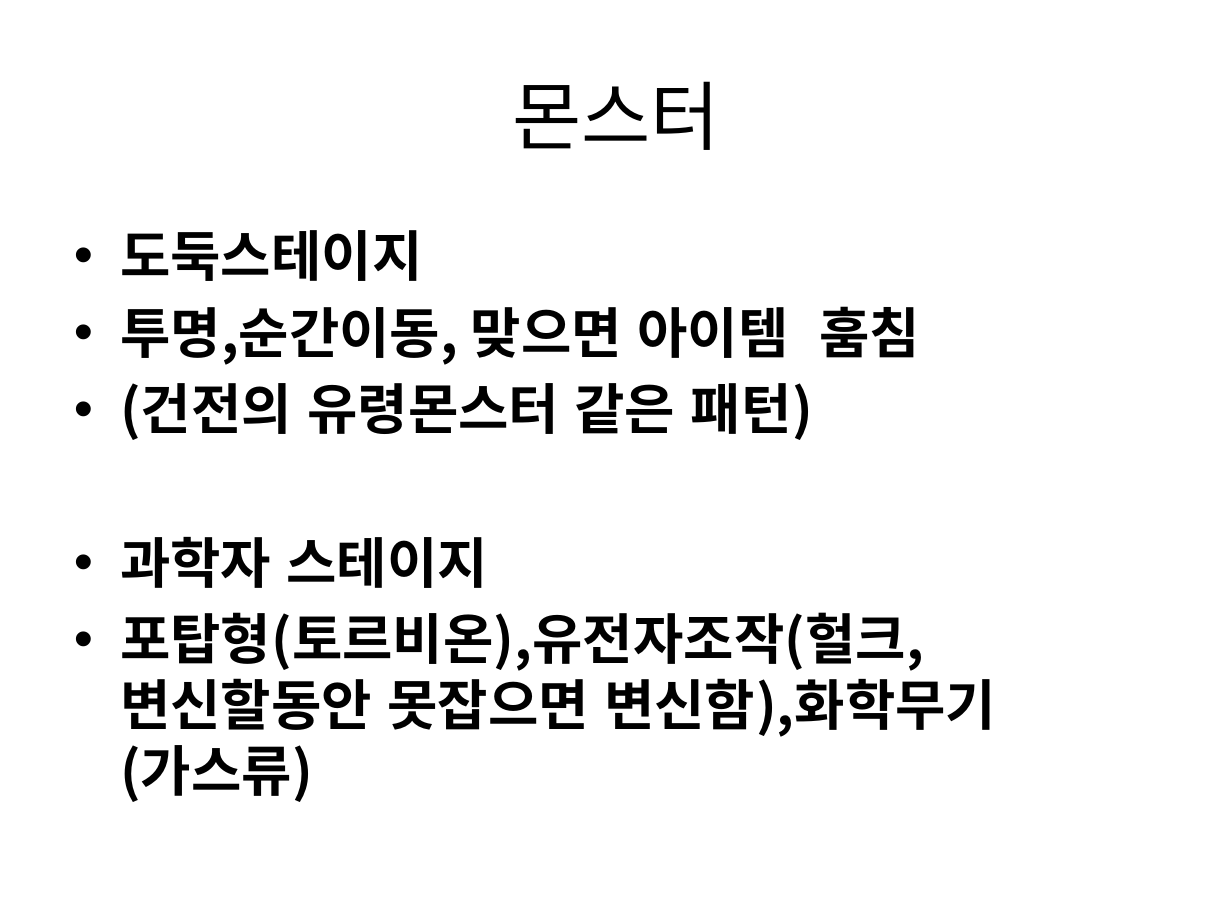
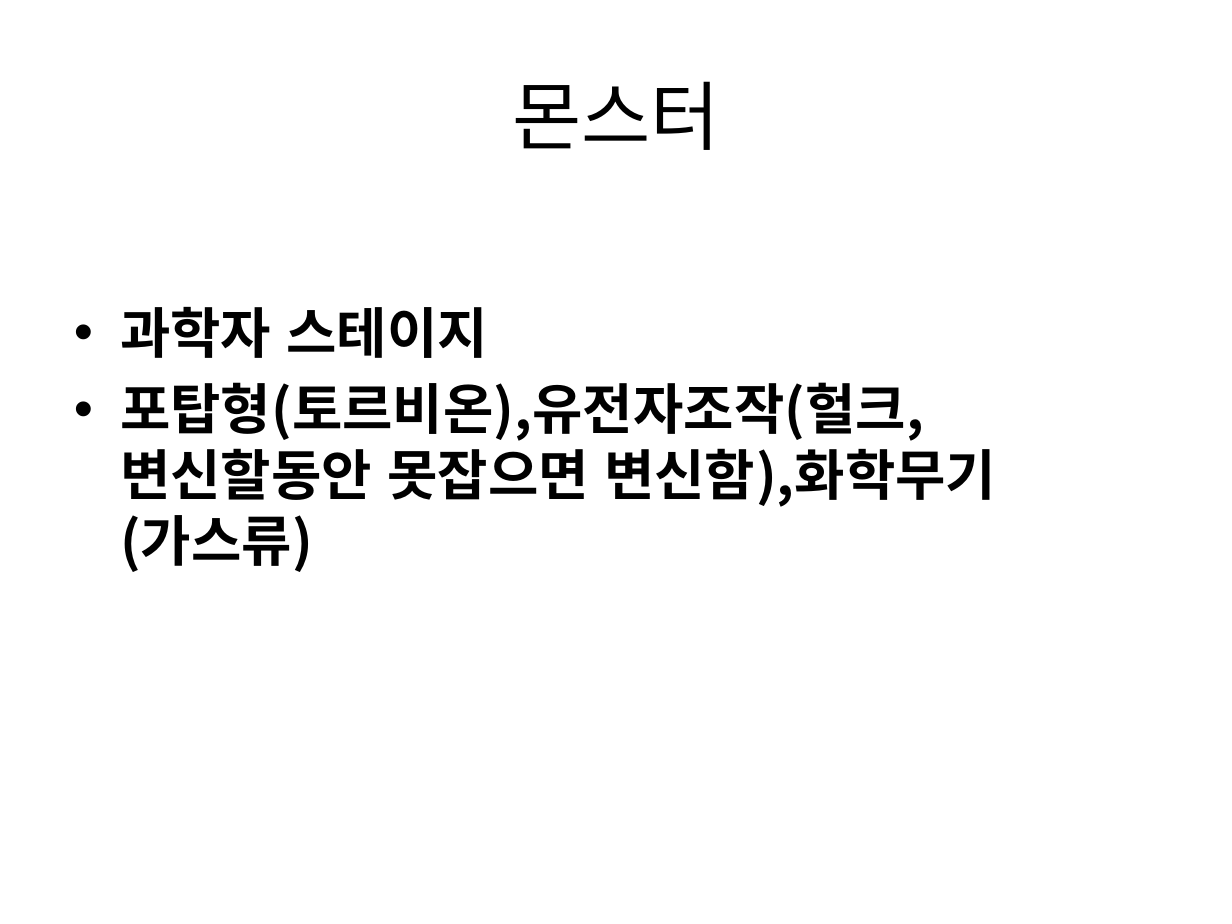
Before and after one commit to gkdlgndpdu/EscapeJail, a slide deck: slide 13 of EscapeJail/Assets/기획/스테이지1기획.pptx. Drawn at 1232x924 pixels with LibreOffice and Linux fonts; fonts in the diff are those of the drawing. Boxes give left, top, right and bottom in pixels: in the first picture for what was removed or moved away, otherwise in the second. Text is boxed around its words. In the diff, an @@ line names an element or a change of style, - is before the commit and + after.

```diff
--- a/EscapeJail/Assets/기획/스테이지1기획.pptx
+++ b/EscapeJail/Assets/기획/스테이지1기획.pptx
@@ text at [120,230,920,440]: paragraphs removed @@
-• 도둑스테이지
-• 투명,순간이동, 맞으면 아이템 훔침
-• (건전의 유령몬스터 같은 패턴)
```
Also in this commit, not shown: 1 other slide changed, 6 slides added, 12 other files.
